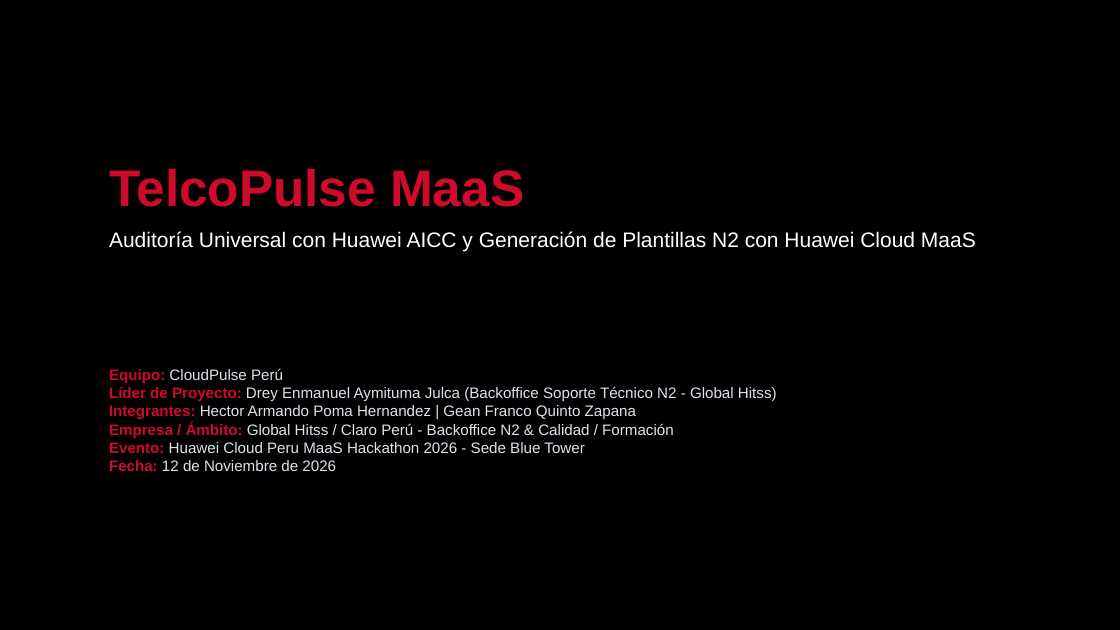
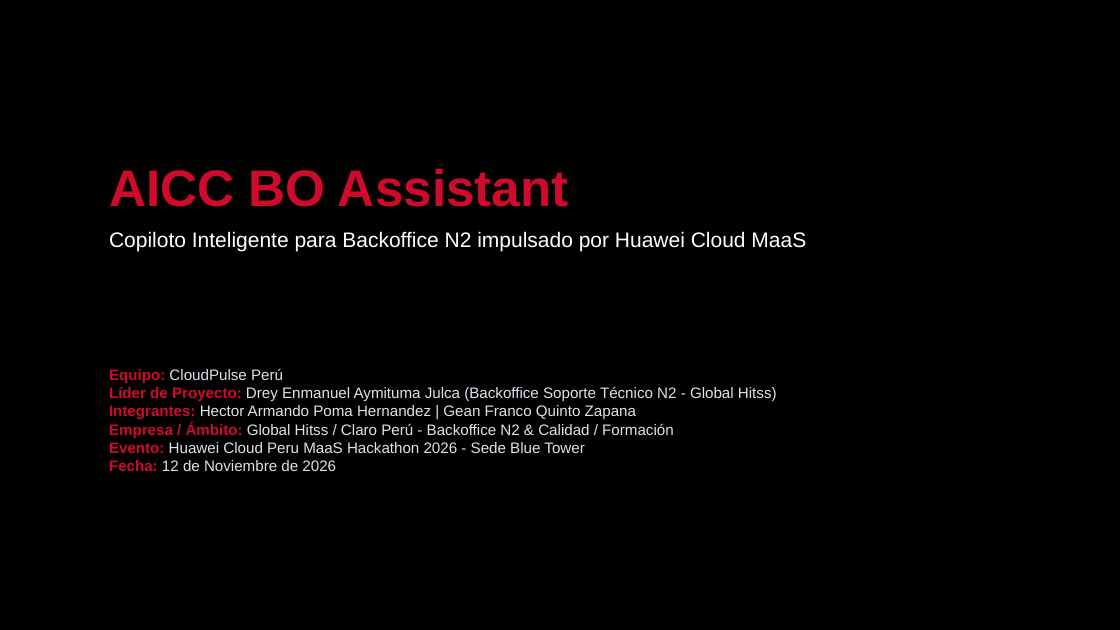
Before and after one commit to Dreyeles/AICC-BO-ASISTANT, a slide deck: slide 1 of Huawei Cloud Peru MaaS Hackathon Template External.pptx. Drawn at 1120x630 pixels with LibreOffice and Linux fonts; fonts in the diff are those of the drawing; background and template pictures are left out. Boxes give left, top, right and bottom in pixels: in the first picture for what was removed or moved away, otherwise in the second. Text is boxed around its words. In the diff, an @@ line names an element or a change of style, - is before the commit and + after.

Commit message:
refactor: rename project to AICC BO Assistant (Powered by Huawei Cloud MaaS)

```diff
--- a/Huawei Cloud Peru MaaS Hackathon Template External.pptx
+++ b/Huawei Cloud Peru MaaS Hackathon Template External.pptx
@@ text at <box>109,169,806,251</box>: text changed @@
-TelcoPulse MaaS
-Auditoría Universal con Huawei AICC y Generación de Plantillas N2 con Huawei Cloud MaaS
+AICC BO Assistant
+Copiloto Inteligente para Backoffice N2 impulsado por Huawei Cloud MaaS
```
Also in this commit, not shown: 3 other slides changed, 7 other files.
